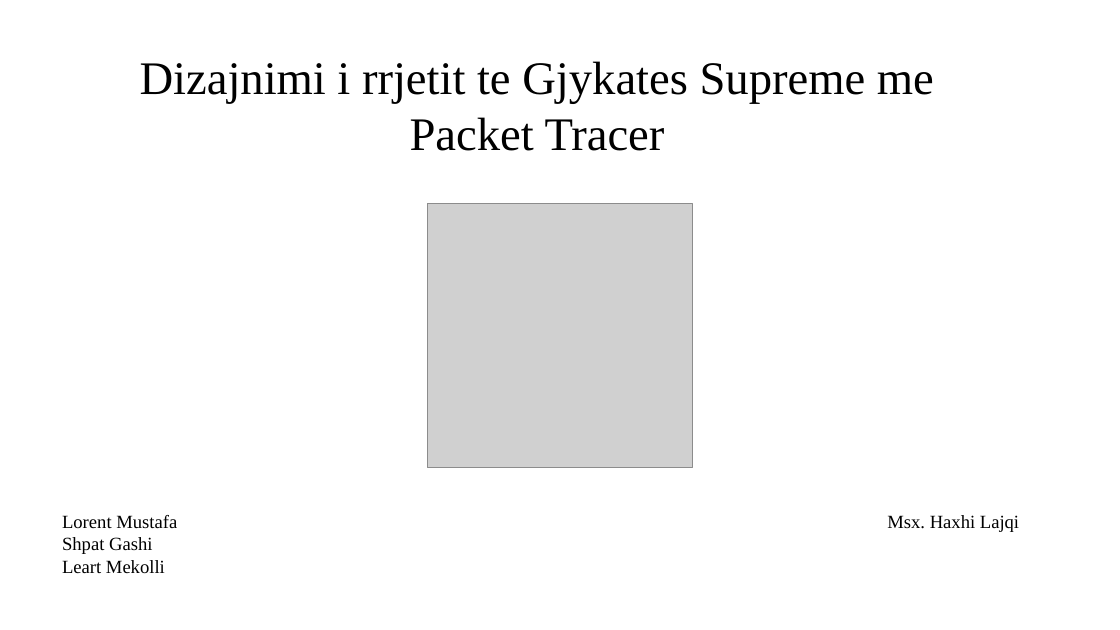
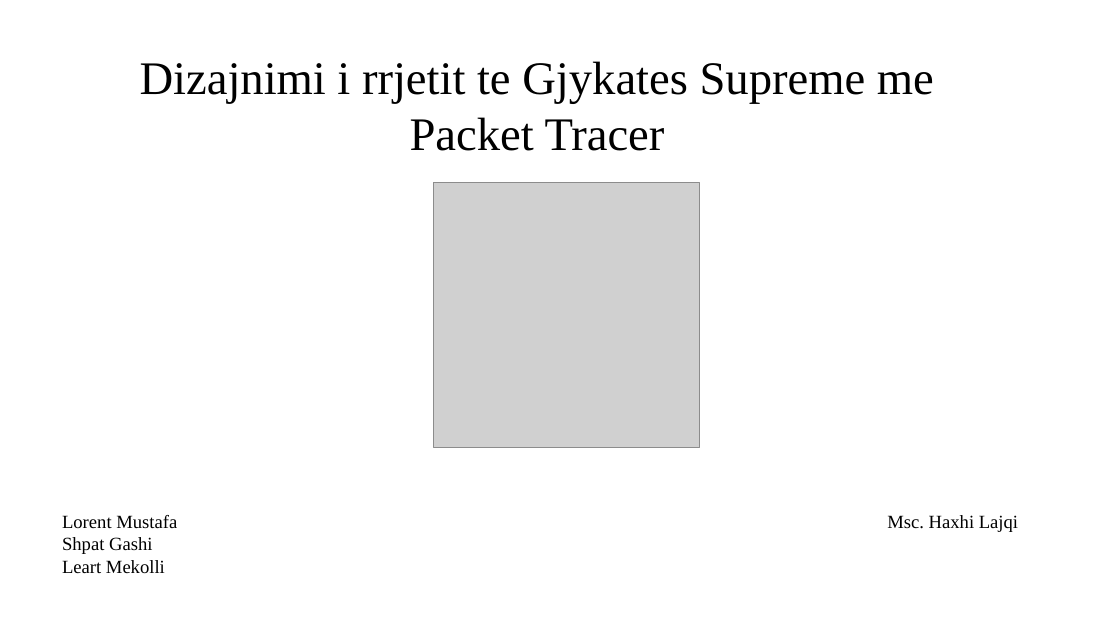
Before and after one commit to lorentmustafa/proj2_RRK_GR20, a slide deck: slide 1 of Raport Projekti.pptx. Drawn at 1120x630 pixels with LibreOffice and Linux fonts; fonts in the diff are those of the drawing; grey boxes stand for pictures. Boxes give left, top, right and bottom in pixels: in the first picture for what was removed or moved away, otherwise in the second. Text is boxed around its words. In the diff, an @@ line names an element or a change of style, - is before the commit and + after.

```diff
--- a/Raport Projekti.pptx
+++ b/Raport Projekti.pptx
@@ picture moved from (x1=428, y1=203, x2=693, y2=468) to (x1=434, y1=182, x2=700, y2=447) @@
@@ text at (x1=887, y1=515, x2=1018, y2=532): text changed @@
-Msx. Haxhi Lajqi
+Msc. Haxhi Lajqi
```
Also in this commit, not shown: 1 other slide changed, 3 slides added, 2 other files.
